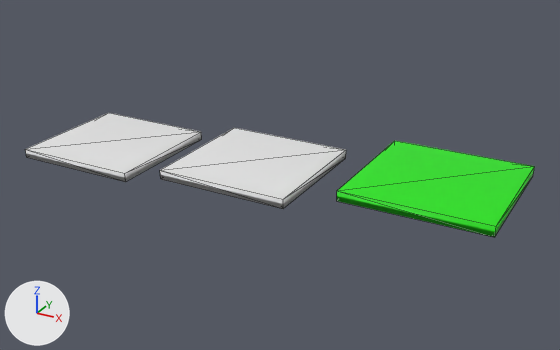
What one commit did to the glTF model assets/scene/level1.gltf.
Camera for both pictures: a camera (50 mm lens) standing at (30.1, -33.9, 17.1) and looking at (11.3, 0.3, 0.0). The lights are fixed; the arrows at lower left show +X, +Y and +Z. Mesh edges are drawn as thin lines. Where no turn or scale is listed for an object, it has been applied to the vertices. Vertices at the same position are counted once.

Script lines for the objects in view, before the commit:
```python
me_cube_003 = bpy.data.meshes.new('Cube.003')
me_cube_003.from_pydata(...)  # a box spanning x -3.73..3.73, y -3.73..3.73, z -0.26..0.26
me_cube_004 = bpy.data.meshes.new('Cube.004')
me_cube_004.from_pydata(...)  # a box spanning x -3.73..3.73, y -3.73..3.73, z -0.26..0.26
me_cube_005 = bpy.data.meshes.new('Cube.005')
me_cube_005.from_pydata(...)  # a box spanning x -1.0..1.0, y -1.0..1.0, z -1.0..1.0
me_cube_005.materials.append(mat_material_002)  # green #1ce700
ob_cube = bpy.data.objects.new('Cube', me_cube_003)
ob_cube.location = (0.02, 0.03, -0.18)
ob_cube_001 = bpy.data.objects.new('Cube.001', me_cube_004)
ob_cube_001.location = (9.92, 0.03, 0.52)
ob_cube_002 = bpy.data.objects.new('Cube.002', me_cube_005)
ob_cube_002.location = (20.25, 0.03, 1.6)
ob_cube_002.scale = (3.73, 3.73, 0.26)
```
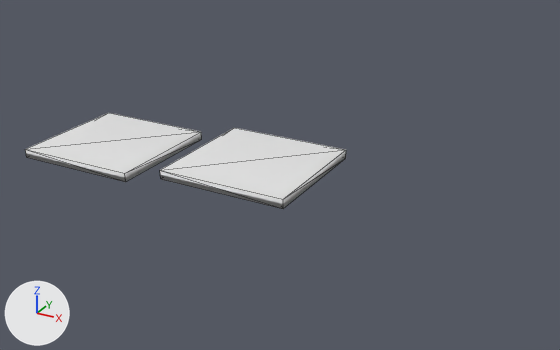
Changed parts and their boxes [x1, y1, x2, y2] in the pictures (560 x 350 px; the box of a moved part takes in the faces that stretch with it):
'Cube.002', mesh rescaled, reshaped, moved (11% narrower, 28% shorter)
    before: [337, 141, 535, 237]
    after: [26, 113, 202, 182]
'Cube', no longer drawn
    before: [26, 113, 202, 182]
part 1 of me_cube_003, moved or reshaped
    both: [26, 113, 202, 182]

The change, as a list of edits to the scene's bpy script:
```text
Change me_cube_003:
    where me_cube_003.from_pydata(...)  # 8 vertices, 12 faces; spans x -3.73..3.73, y -3.73..3.73, z -0.26..0.26
    used by ob_cube; location = (0.02, 0.03, -0.18)
    me_cube_003 part 1: the whole mesh is scaled about its middle by (0.268, 0.268, 3.84)
Change ob_cube_002:
    ob_cube_002: bpy.data.objects.new('Cube.002', me_cube_005) -> bpy.data.objects.new('Cube.002', me_cube_003)
    ob_cube_002.location: (20.25, 0.03, 1.6) -> (0.02, 0.03, -0.18)
```
